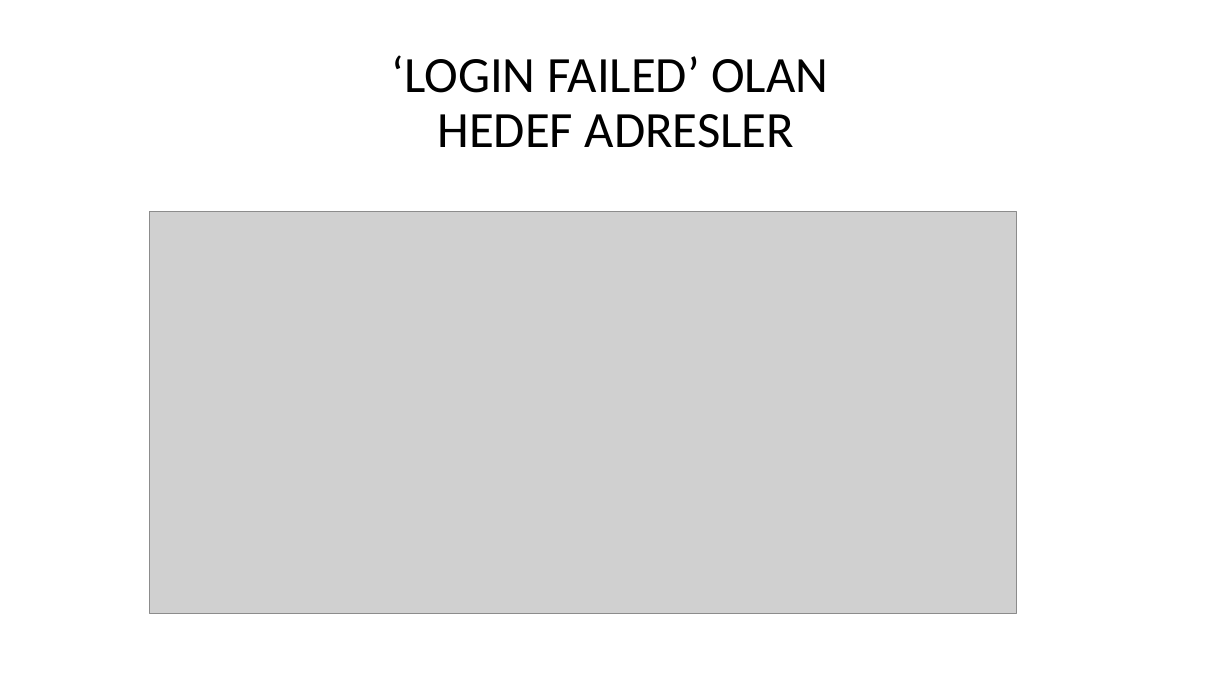
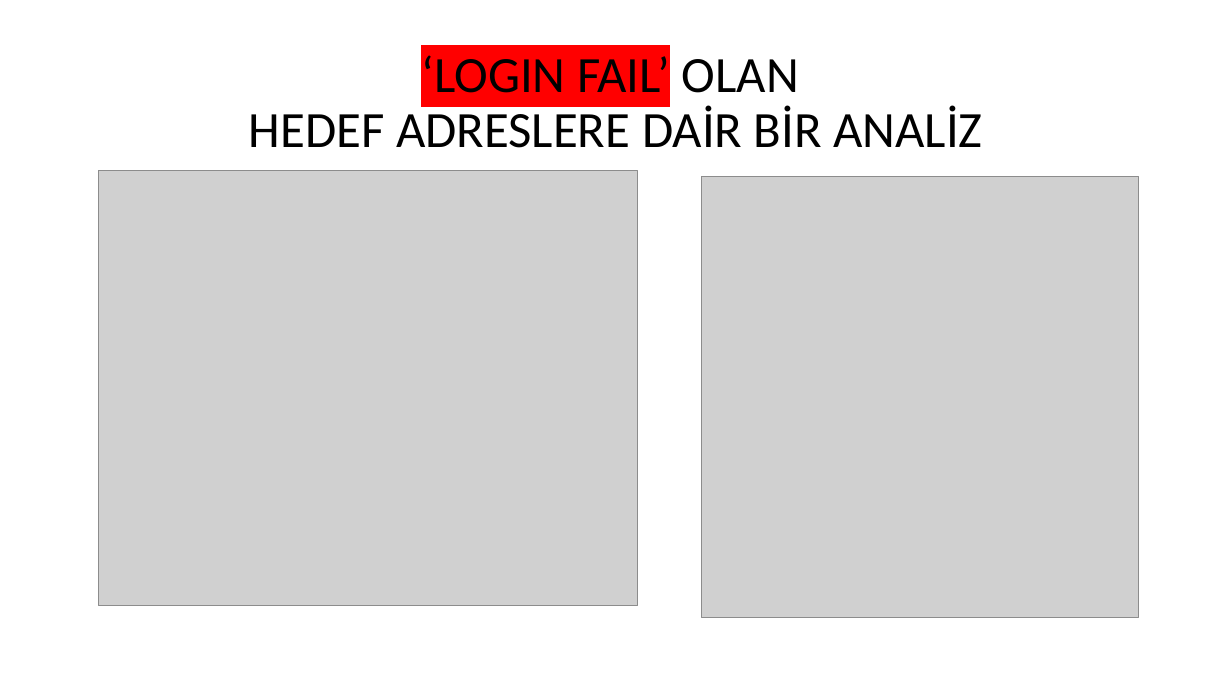
Before and after one commit to euphratesk/portf, a slide deck: slide 8 of Portfolio/ML/Classification Models/NextRay/NetworkTraffic.pptx (slide 6 before the commit). Drawn at 1232x693 pixels with LibreOffice and Linux fonts; fonts in the diff are those of the drawing; grey boxes stand for pictures. Boxes give left, top, right and bottom in pixels: in the first picture for what was removed or moved away, otherwise in the second. Text is boxed around its words. In the diff, an @@ line names an element or a change of style, - is before the commit and + after.

```diff
--- a/Portfolio/ML/Classification Models/NextRay/NetworkTraffic.pptx
+++ b/Portfolio/ML/Classification Models/NextRay/NetworkTraffic.pptx
@@ title at [249,55,982,148]: text changed @@
-‘LOGIN FAILED’ OLAN
-HEDEF ADRESLER
+‘LOGIN FAIL’ OLAN
+HEDEF ADRESLERE DAİR BİR ANALİZ
@@ picture: place and size @@
-picture at [150,212,1017,614]
+picture at [99,171,638,606]
@@ picture added at [701,177,1140,618] @@
```
Also in this commit, not shown: 7 other slides changed, 9 slides added, 2 other files.
